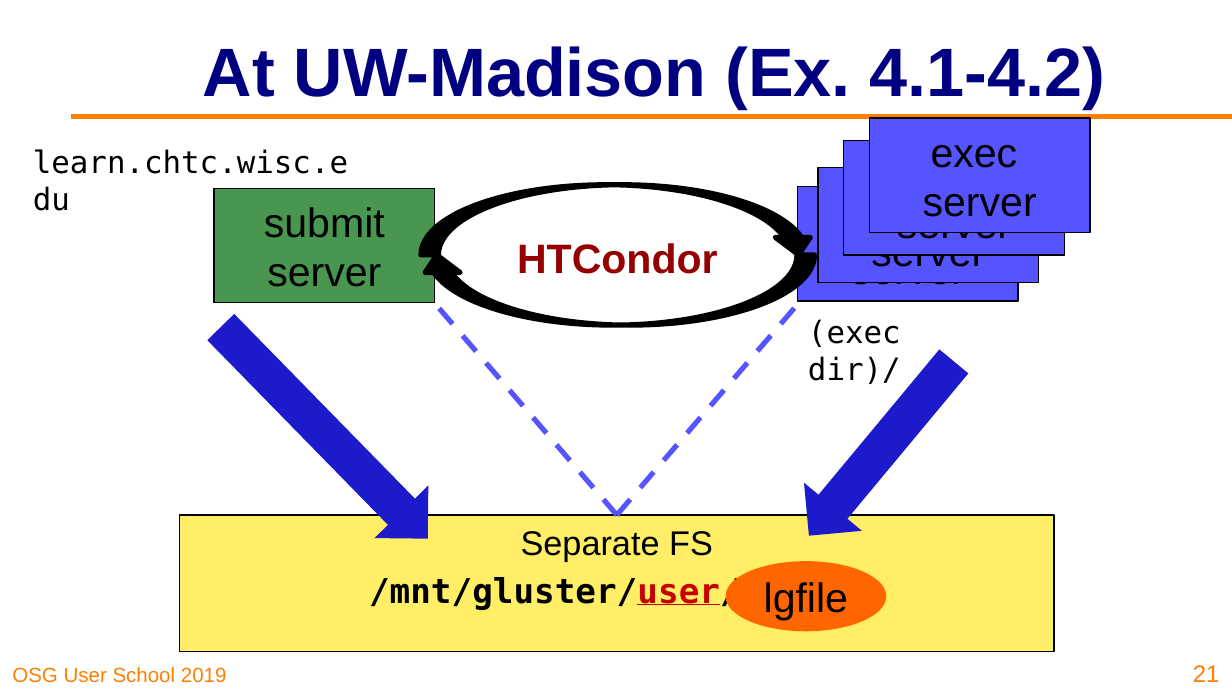
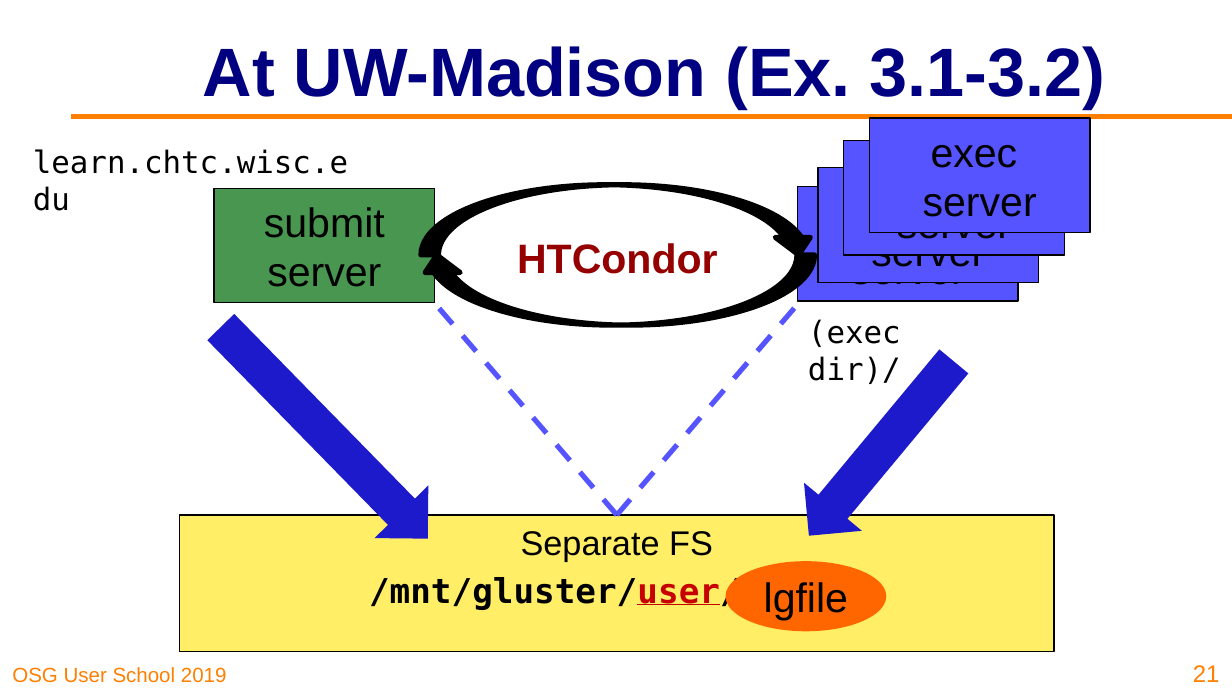
Before and after one commit to opensciencegrid/user-school-2019, a slide deck: slide 21 of docs/materials/day4/files/osgus19-day4-part3-output-shared-fs.pptx. Drawn at 1232x693 pixels with LibreOffice and Linux fonts; fonts in the diff are those of the drawing; background and template pictures are left out. Boxes give left, top, right and bottom in pixels: in the first picture for what was removed or moved away, otherwise in the second. Text is boxed around its words. In the diff, an @@ line names an element or a change of style, - is before the commit and + after.

```diff
--- a/docs/materials/day4/files/osgus19-day4-part3-output-shared-fs.pptx
+++ b/docs/materials/day4/files/osgus19-day4-part3-output-shared-fs.pptx
@@ title at (x1=203, y1=46, x2=1106, y2=109): text changed @@
-At UW-Madison (Ex. 4.1-4.2)
+At UW-Madison (Ex. 3.1-3.2)
```
Also in this commit, not shown: 8 other slides changed, 3 other files.
